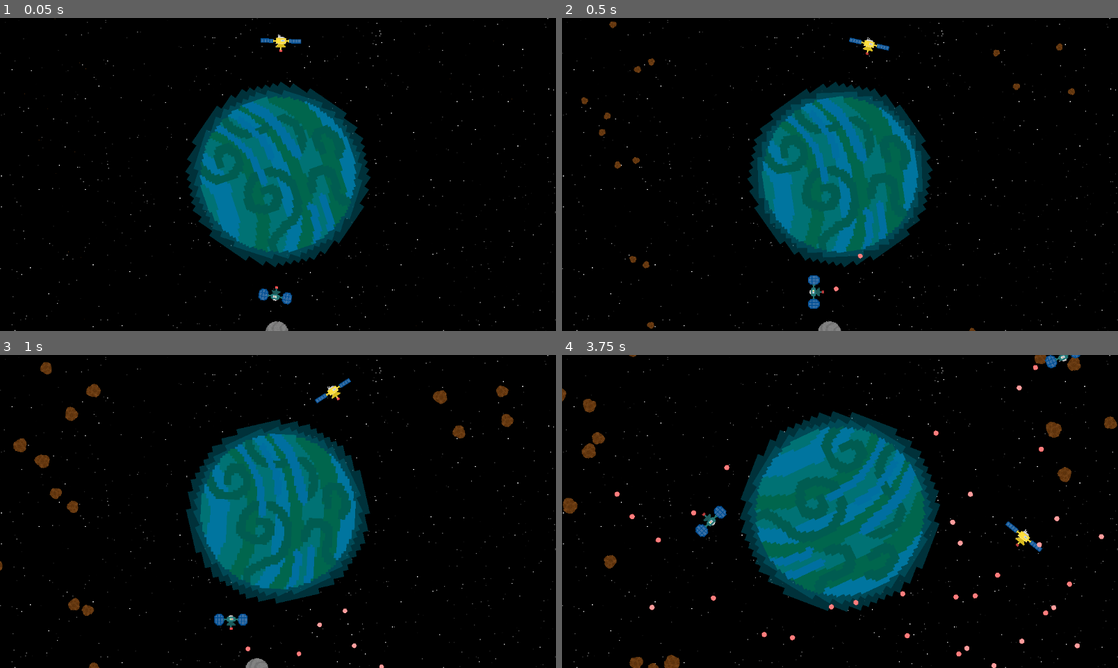
Above: before the commit, frames 1-4 (two rows, left to right).
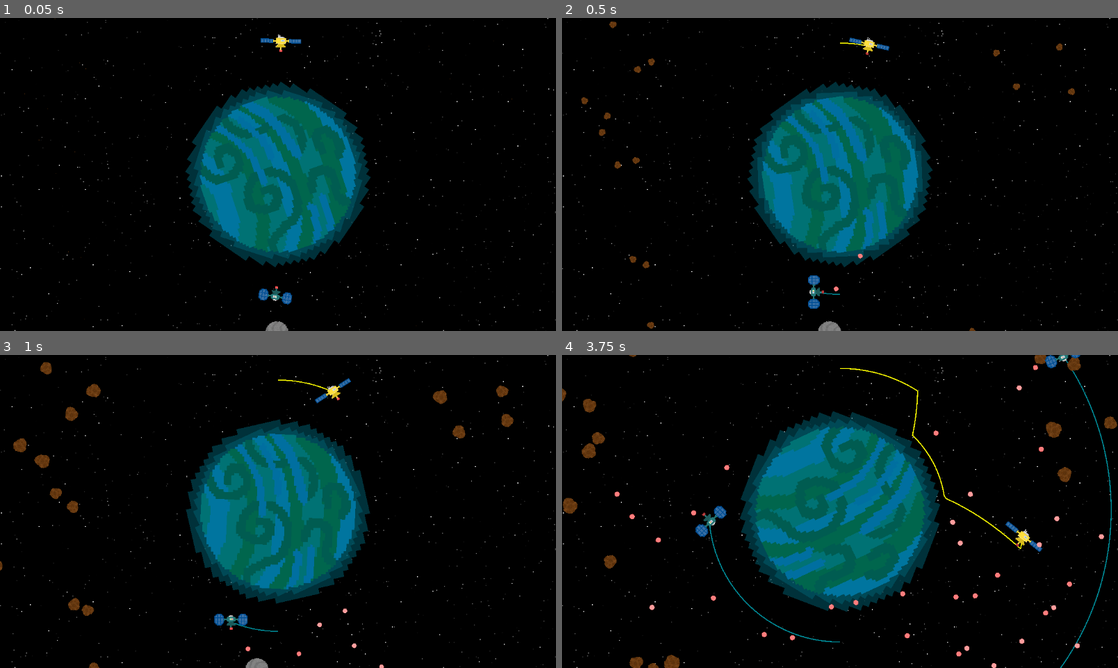
Above: after the commit, the same moments.

Repository: Birb-Games/gmtk-2025
Game: Godot game, scene res://scenes/levels/level7.tscn
Same seed, same stepped clock (60 frames per second), same inputs: the game is played once before the commit and once after it. This scene is started directly instead of the project's main scene.
Inputs (mouse positions are in pixels of both pictures, inside the frame that each line leads up to):
- Up to frame 1 (0.05 s): no input
- Up to frame 2 (0.5 s): no input
- Up to frame 3 (1 s): move the mouse to (400, 495) at 0.52 s; press the mouse at (400, 495) at 0.53 s; hold Right (right) from 0.53 s (still down)
- Up to frame 4 (3.75 s): move the mouse to (728, 527) at 1.27 s; release Right (right) at 1.28 s; release the mouse at (728, 527) at 1.28 s; hold Down (down) 1.28-2.03 s; tap Mouse wheel up (zoom_camera_in) at 1.35, 3.6 s; move the mouse to (895, 442) at 2.02 s; hold Right (right) 2.03-2.78 s; tap Mouse wheel down (zoom_camera_out) at 2.1 s; move the mouse to (812, 574) at 2.77 s; hold Up (up) 2.78-3.53 s; click (812, 574) at 2.85 s; move the mouse to (1006, 558) at 3.52 s; hold A (left) from 3.53 s (still down)

Frame 1 is identical in both runs. In frame 2, less than 0.1% of the frame differs, in the area x 46-55%, y 7-89%; in frame 3, less than 0.1%; in frame 4, 0.7%, in the area x 26-99%, y 1-100%.
Error in both runs: Attempt to call function 'get_total_gravity_force' in base 'null instance' on a null instance. (res://scripts/space_object.gd:23)

Commit message:
added trails to satellites

Diff:
--- a/scenes/satellites/enemy_satellite.tscn
+++ b/scenes/satellites/enemy_satellite.tscn
@@ -1,9 +1,10 @@
-[gd_scene load_steps=10 format=3 uid="uid://cgx3wsdprifbh"]
+[gd_scene load_steps=11 format=3 uid="uid://cgx3wsdprifbh"]
 
 [ext_resource type="Script" uid="uid://cuuahylac5uu8" path="res://scripts/enemy_satellite.gd" id="1_vk63w"]
 [ext_resource type="PackedScene" uid="uid://cx3nupylfohle" path="res://scenes/bullet.tscn" id="2_6irqn"]
 [ext_resource type="PackedScene" uid="uid://dir8wcbllcrq7" path="res://scenes/debris.tscn" id="3_wuh1q"]
 [ext_resource type="Texture2D" uid="uid://rjsysmwym2tc" path="res://assets/textures/enemy_satellite1.png" id="4_6irqn"]
+[ext_resource type="PackedScene" uid="uid://cmnltvb7cr7pn" path="res://scenes/trail.tscn" id="4_y51eh"]
 
 [sub_resource type="Gradient" id="Gradient_6irqn"]
 offsets = PackedFloat32Array(0, 0.506173, 1)
@@ -40,6 +41,9 @@
 bullet_scene = ExtResource("2_6irqn")
 debris_scene = ExtResource("3_wuh1q")
 
+[node name="Trail" parent="." instance=ExtResource("4_y51eh")]
+default_color = Color(0.493545, 0.493546, 0.493546, 1)
+
 [node name="AnimatedSprite2D" type="AnimatedSprite2D" parent="."]
 scale = Vector2(1.5, 1.5)
 sprite_frames = SubResource("SpriteFrames_h3kc3")
--- a/scenes/satellites/multishot_satellite.tscn
+++ b/scenes/satellites/multishot_satellite.tscn
@@ -36,9 +36,12 @@
 shoot_cooldown = 0.5
 max_health = 15
 
-[node name="AnimatedSprite2D" parent="." index="0"]
+[node name="Trail" parent="." index="0"]
+default_color = Color(5.77569e-07, 0.483258, 0.232033, 1)
+
+[node name="AnimatedSprite2D" parent="." index="1"]
 sprite_frames = SubResource("SpriteFrames_mb2gk")
 
-[node name="CollisionShape2D" parent="." index="1"]
+[node name="CollisionShape2D" parent="." index="2"]
 position = Vector2(0, 5)
 shape = SubResource("RectangleShape2D_0s1xa")
--- a/scenes/satellites/player_satellite.tscn
+++ b/scenes/satellites/player_satellite.tscn
@@ -1,9 +1,10 @@
-[gd_scene load_steps=9 format=3 uid="uid://cxo4kp71j6amn"]
+[gd_scene load_steps=10 format=3 uid="uid://cxo4kp71j6amn"]
 
 [ext_resource type="Script" uid="uid://k4d5f4j33mxx" path="res://scripts/player_satellite.gd" id="1_jnxjw"]
 [ext_resource type="Texture2D" uid="uid://cyc277ke1frt4" path="res://assets/textures/satellite.png" id="1_qonnx"]
 [ext_resource type="PackedScene" uid="uid://cx3nupylfohle" path="res://scenes/bullet.tscn" id="2_8f2cm"]
 [ext_resource type="PackedScene" uid="uid://dir8wcbllcrq7" path="res://scenes/debris.tscn" id="3_u44sl"]
+[ext_resource type="PackedScene" uid="uid://cmnltvb7cr7pn" path="res://scenes/trail.tscn" id="5_tmgyy"]
 
 [sub_resource type="AtlasTexture" id="AtlasTexture_jnxjw"]
 atlas = ExtResource("1_qonnx")
@@ -35,6 +36,10 @@
 bullet_scene = ExtResource("2_8f2cm")
 debris_scene = ExtResource("3_u44sl")
 
+[node name="Trail" parent="." instance=ExtResource("5_tmgyy")]
+width = 2.0
+default_color = Color(1, 1, 0, 1)
+
 [node name="AnimatedSprite2D" type="AnimatedSprite2D" parent="."]
 scale = Vector2(1.5, 1.5)
 sprite_frames = SubResource("SpriteFrames_u44sl")
--- a/scenes/satellites/rotating_satellite.tscn
+++ b/scenes/satellites/rotating_satellite.tscn
@@ -34,9 +34,12 @@
 rotation_speed = 180.0
 shoot_cooldown = 0.2
 
-[node name="AnimatedSprite2D" parent="." index="0"]
+[node name="Trail" parent="." index="0"]
+default_color = Color(0, 0.559474, 0.610183, 1)
+
+[node name="AnimatedSprite2D" parent="." index="1"]
 sprite_frames = SubResource("SpriteFrames_1k2ld")
 
-[node name="CollisionShape2D" parent="." index="1"]
+[node name="CollisionShape2D" parent="." index="2"]
 position = Vector2(-0.5, 4.5)
 shape = SubResource("RectangleShape2D_5so3q")
--- a/scenes/space_objects/moon.tscn
+++ b/scenes/space_objects/moon.tscn
@@ -1,7 +1,8 @@
-[gd_scene load_steps=4 format=3 uid="uid://cfnsaojiroi77"]
+[gd_scene load_steps=5 format=3 uid="uid://cfnsaojiroi77"]
 
 [ext_resource type="PackedScene" uid="uid://x5sp1y0y178q" path="res://scenes/space_object.tscn" id="1_jmpwg"]
 [ext_resource type="Texture2D" uid="uid://cxp03devbq75m" path="res://assets/textures/moon.png" id="2_hxnfn"]
+[ext_resource type="PackedScene" uid="uid://cmnltvb7cr7pn" path="res://scenes/trail.tscn" id="3_0rx7c"]
 
 [sub_resource type="CircleShape2D" id="CircleShape2D_cktii"]
 radius = 24.0208
@@ -15,3 +16,6 @@
 
 [node name="CollisionShape2D" parent="." index="1"]
 shape = SubResource("CircleShape2D_cktii")
+
+[node name="Trail" parent="." index="2" instance=ExtResource("3_0rx7c")]
+default_color = Color(0.458405, 0.458405, 0.458405, 1)
--- /dev/null
+++ b/scenes/trail.tscn
@@ -0,0 +1,8 @@
+[gd_scene load_steps=2 format=3 uid="uid://cmnltvb7cr7pn"]
+
+[ext_resource type="Script" uid="uid://uvesy3hv2plg" path="res://scripts/trail.gd" id="1_rsj4o"]
+
+[node name="Trail" type="Line2D"]
+z_index = -1
+width = 2.0
+script = ExtResource("1_rsj4o")
--- /dev/null
+++ b/scripts/trail.gd
@@ -0,0 +1,14 @@
+extends Line2D
+
+func _ready() -> void:
+	set_as_top_level(true)
+	add_point(get_parent().global_position)
+
+func _process(_delta: float) -> void:
+	var point = get_parent().global_position
+	var top_point = get_point_position(get_point_count() - 1)
+	var dist = (point - top_point).length()
+	if dist > 5.0:
+		add_point(point)
+	if points.size() > 100:
+		remove_point(0)
Not shown, added: scripts/trail.gd.uid
